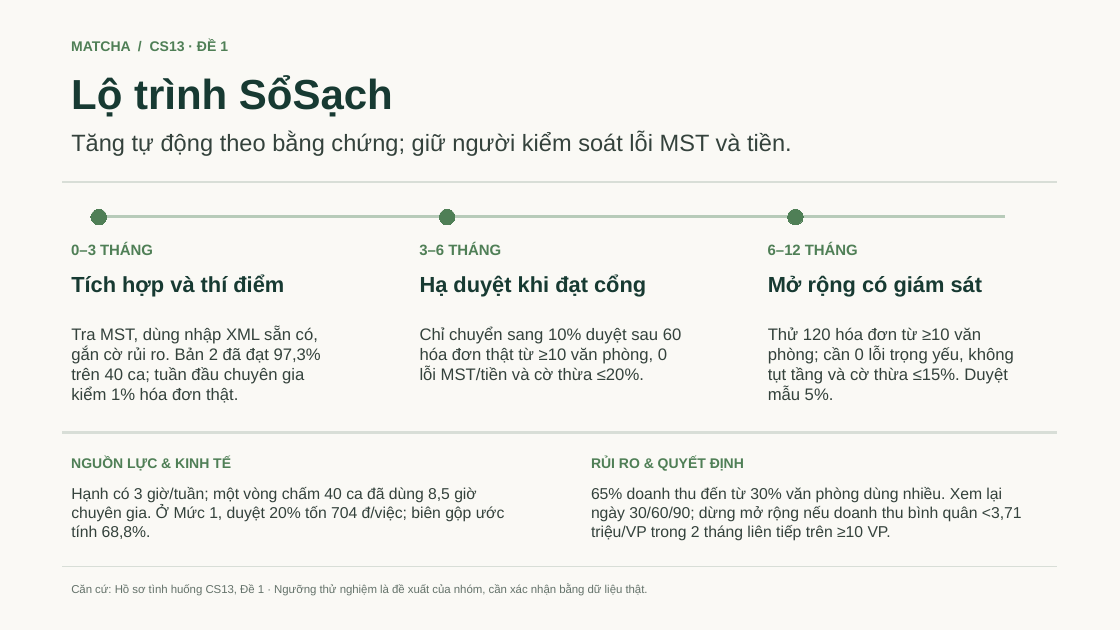
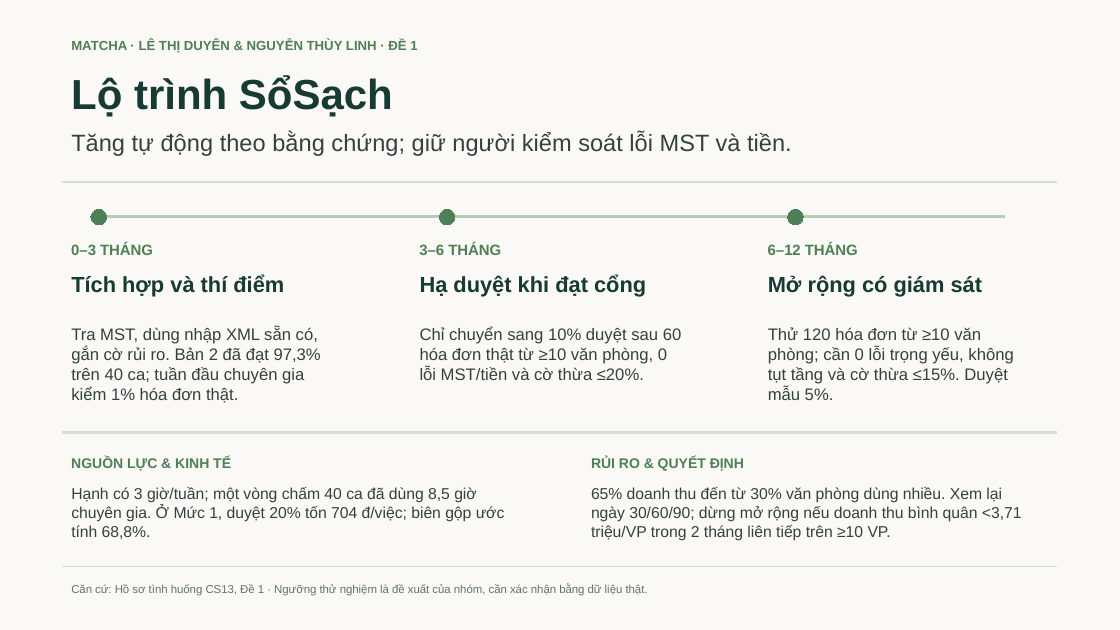
Before and after one commit to duyenle247/K4-L3-CS13-Matcha-AI-Roadmap, a slide deck: slide 1 of Matcha_CS13_LanhDao.pptx. Drawn at 1120x630 pixels with LibreOffice and Linux fonts; fonts in the diff are those of the drawing. Boxes give left, top, right and bottom in pixels: in the first picture for what was removed or moved away, otherwise in the second. Text is boxed around its words. In the diff, an @@ line names an element or a change of style, - is before the commit and + after.

```diff
--- a/Matcha_CS13_LanhDao.pptx
+++ b/Matcha_CS13_LanhDao.pptx
@@ text at box(71, 40, 417, 53): text changed; size 12 to 11.2 pt @@
-MATCHA / CS13 · ĐỀ 1
+MATCHA · LÊ THỊ DUYÊN & NGUYỄN THÙY LINH · ĐỀ 1
```
Also in this commit, not shown: 3 other files.
